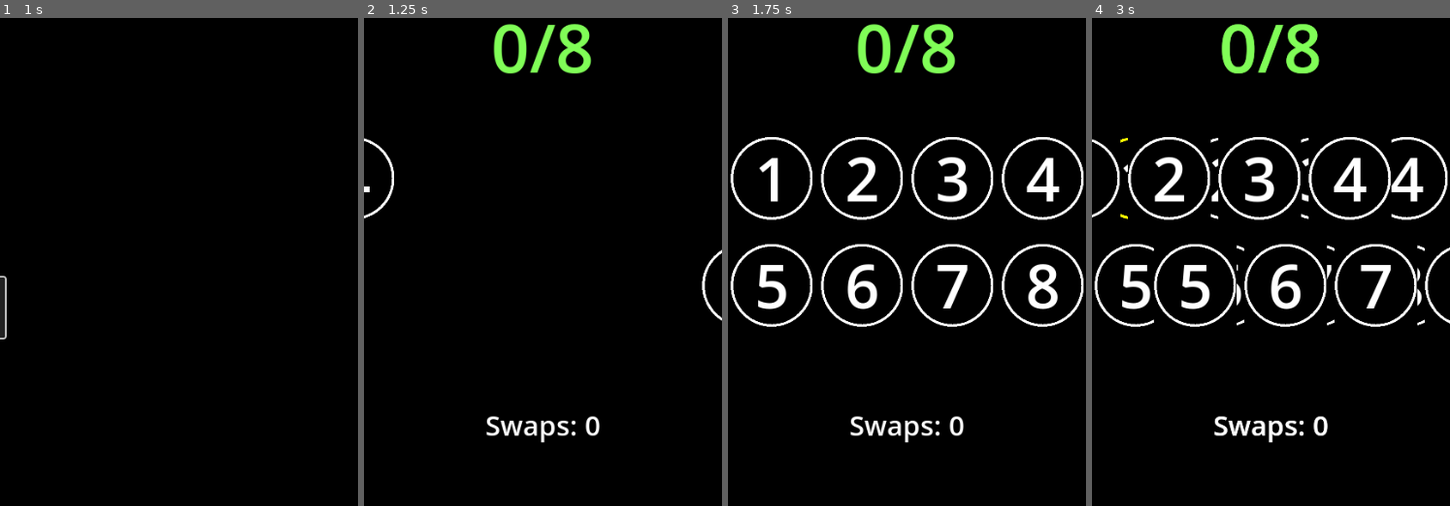
Above: before the commit, frames 1-4 (left to right).
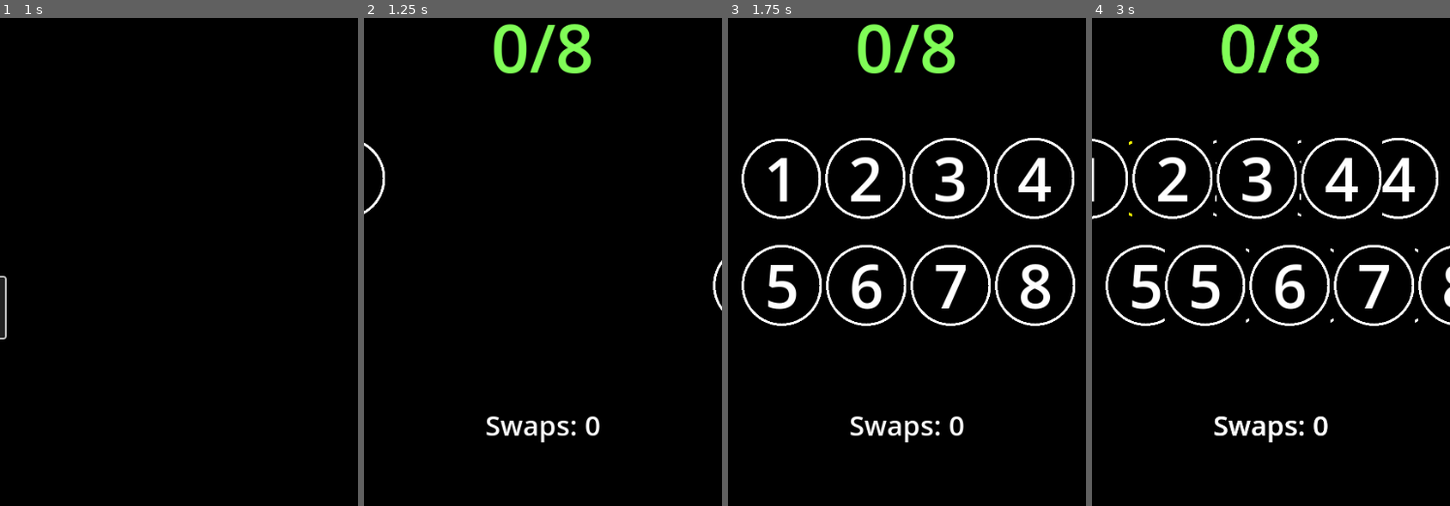
Above: after the commit, the same moments.

Repository: XanderMax/unshuffle
Game: Godot game, scene res://scenes/main.tscn
The game is run twice, just before and just after one commit, with the same random seed, the same clock (stepped at 60 frames per second) and the same inputs.
Inputs (mouse positions are in pixels of both pictures, inside the frame that each line leads up to):
- Up to frame 1 (1 s): click "NEW GAME" at 0.5 s
- Up to frame 2 (1.25 s): no input
- Up to frame 3 (1.75 s): move the mouse to (985, 330) at 1.27 s; click (985, 330) at 1.42 s
- Up to frame 4 (3 s): tap Enter at 2 s; move the mouse to (1134, 179) at 2.02 s; click (1134, 179) at 2.17 s; move the mouse to (1224, 179) at 2.77 s; click (1224, 179) at 2.92 s

Frame 1 is identical in both runs. In frame 2, 0.6% of the frame differs, in the area x 0-100%, y 24-63%; in frame 3, 9.6%; in frame 4, 10%, in the area x 0-100%, y 24-64%.

Commit message:
Add margins to board

Diff:
--- a/godot/scenes/game_screen.tscn
+++ b/godot/scenes/game_screen.tscn
@@ -44,7 +44,11 @@
 
 [node name="Board" parent="." instance=ExtResource("2_2kk7c")]
 layout_mode = 1
+anchor_left = 0.037
 anchor_top = 0.199
-anchor_bottom = 0.449
+anchor_right = 0.972
+anchor_bottom = 0.451
+offset_left = 0.164
 offset_top = -0.274017
-offset_bottom = 2.65198
+offset_right = -0.0160217
+offset_bottom = 0.373962
